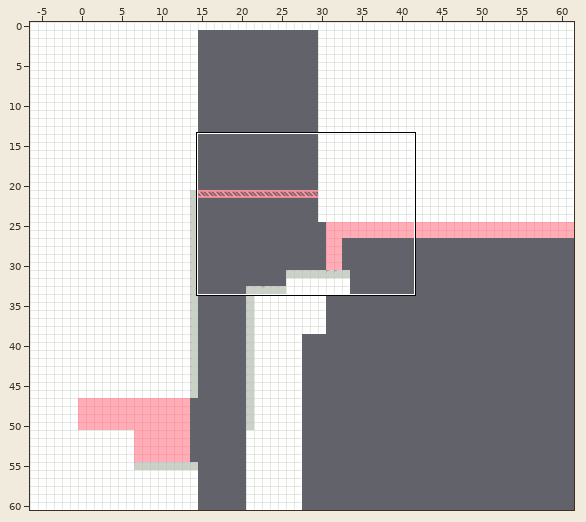
Two versions of a level (Tiled map (JSON), public/assets/levels/charge.json). The first picture is a wide view before the edit; the outline marks the close-up.
Close-up. Before the edit:
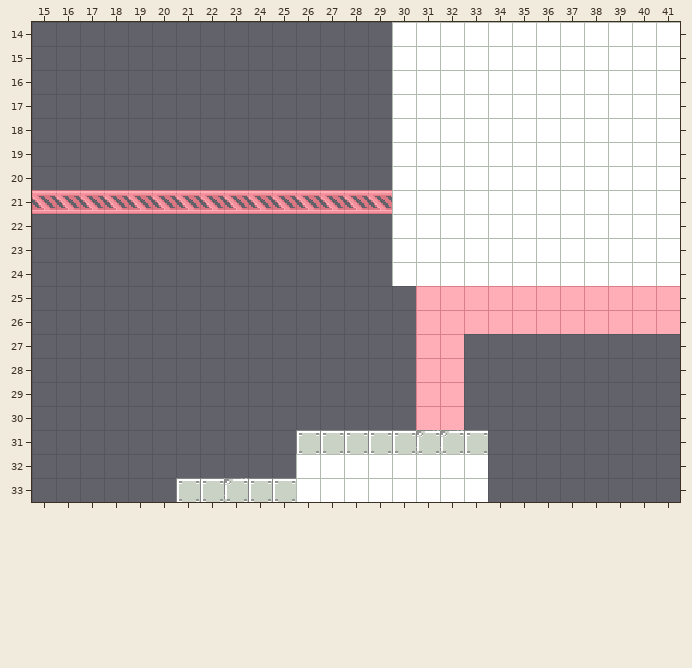
Cells are 16x16 px. Shown: x 15..41, y 14..33. The commit also changed other parts of the map, which this record leaves out. The old version is drawn lined up with the new one.
New version:
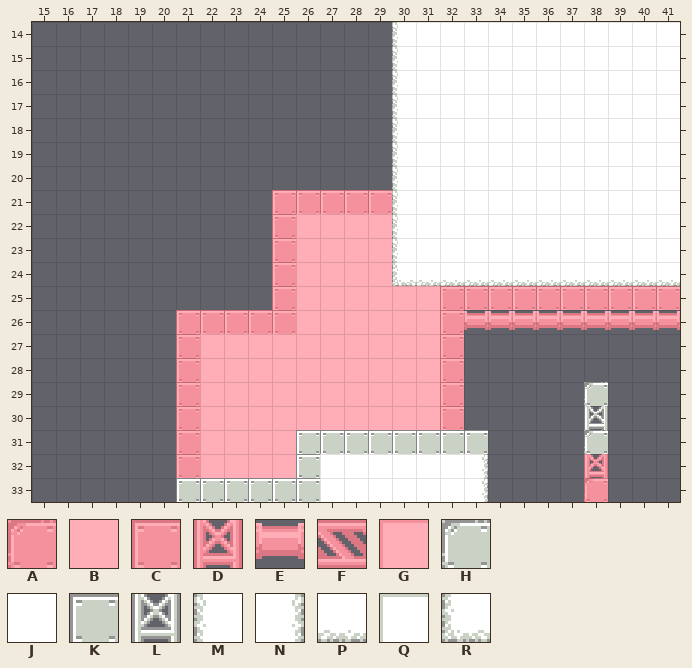
Key: from "bg-tileset": A 0, B 3, C 6, D 12, E 13, F 18, G 32; from "tilleset": H 0, J 3, K 6, L 12, M 15, N 15 flipped left-right, P 15 turned 270, Q 32, R 33 turned 90.
_ is an empty cell, . an unchanged one.
Edits made:
map size 68x61 -> 62x61 cells (old content now starts at -6,0; both pictures use the new coordinates)
--- layer "Tile Layer 2"
@@ x 15..41 @@
-21 FFFFFFFFFFFFFFF............
-22 .........._____............
-23 .........._____............
-24 .........._____............
-25 ..........______GGGGGGGGGGG
-26 ......__________GGGGGGGGGGG
-27 ......__________GG.........
-28 ......__________GG.........
-29 ......__________GG.........
-30 ......__________GG.........
-31 ......_____................
-32 ......_____................
+21 __________CCCCC............
+22 ..........CBBBB............
+23 ..........CBBBB............
+24 ..........CBBBB............
+25 ..........CBBBBBBCCCCCCCCCC
+26 ......CCCCCBBBBBBCEEEEEEEEE
+27 ......CBBBBBBBBBBC.........
+28 ......CBBBBBBBBBBC.........
+29 ......CBBBBBBBBBBC.........
+30 ......CBBBBBBBBBBC.........
+31 ......CBBBB................
+32 ......CBBBB................
--- layer "Tile Layer 1"
@@ x 30..41 @@
-14 QQQQQQQQQQQQ
-15 QQQQQQQQQQQQ
-16 QQQQQQQQQQQQ
-17 QQQQQQQQQQQQ
-18 QQQQQQQQQQQQ
-19 QQQQQQQQQQQQ
-20 QQQQQQQQQQQQ
-21 QQQQQQQQQQQQ
-22 QQQQQQQQQQQQ
-23 QQQQQQQQQQQQ
-24 QQQQQQQQQQQQ
+14 MJJJJJJJJJJJ
+15 MJJJJJJJJJJJ
+16 MJJJJJJJJJJJ
+17 MJJJJJJJJJJJ
+18 MJJJJJJJJJJJ
+19 MJJJJJJJJJJJ
+20 MJJJJJJJJJJJ
+21 MJJJJJJJJJJJ
+22 MJJJJJJJJJJJ
+23 MJJJJJJJJJJJ
+24 RPPPPPPPPPPP
@@ x 23..38 @@
-29 ..............._
-30 ..............._
-31 ........HH....._
-32 ...QQQQQQQQ...._
-33 H..QQQQQQQQ...._
+29 ...............H
+30 ...............L
+31 ........KK.....H
+32 ...KJJJJJJN....D
+33 K..KJJJJJJN....A
